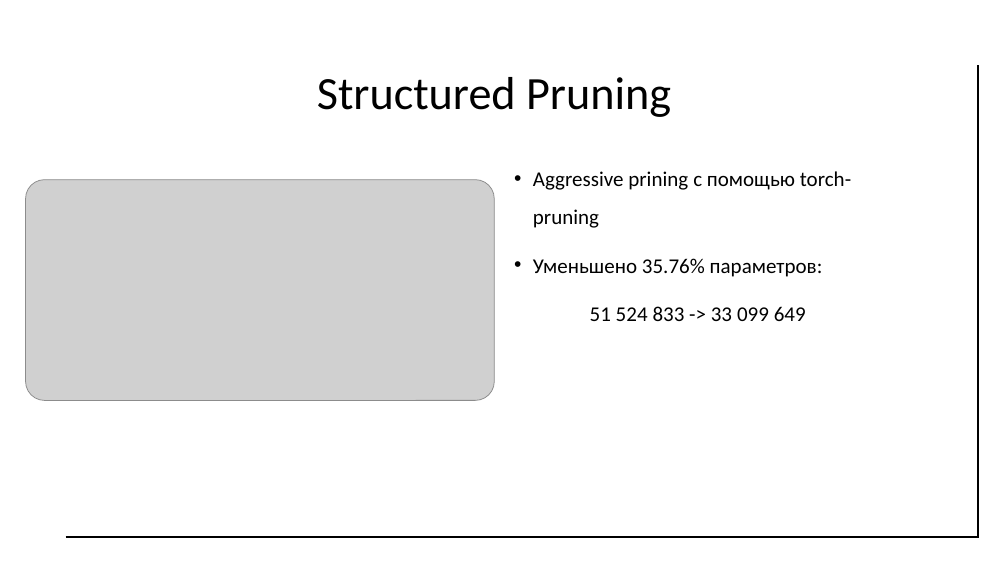
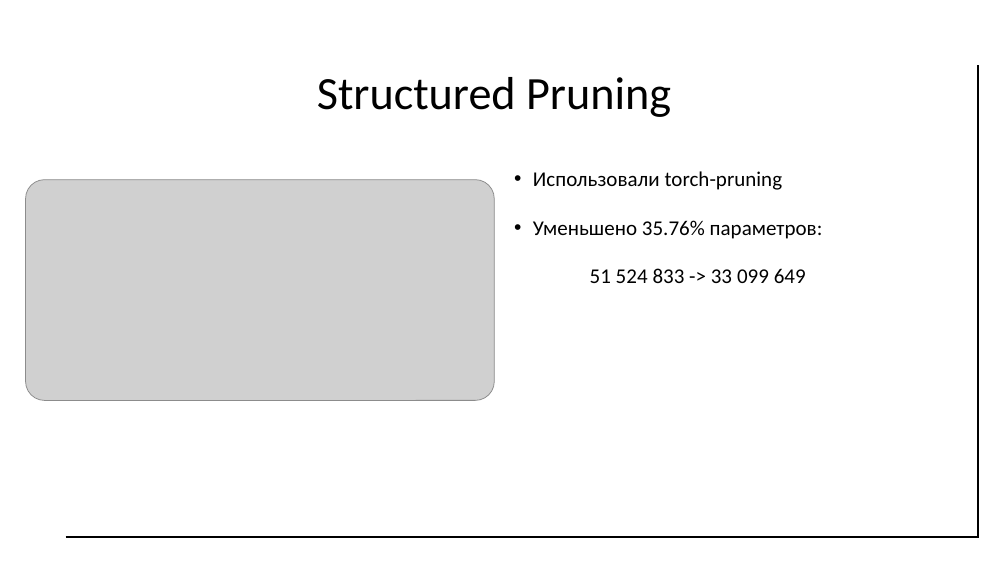
Before and after one commit to Tyumentseva/Unet-Inference-Acceleration-Project, a slide deck: slide 22 of unet_inference_240426.pptx. Drawn at 1008x567 pixels with LibreOffice and Linux fonts; fonts in the diff are those of the drawing; grey boxes stand for pictures; background and template pictures are left out. Boxes give left, top, right and bottom in pixels: in the first picture for what was removed or moved away, otherwise in the second. Text is boxed around its words. In the diff, an @@ line names an element or a change of style, - is before the commit and + after.

```diff
--- a/unet_inference_240426.pptx
+++ b/unet_inference_240426.pptx
@@ text at bbox=[533, 171, 783, 190]: text changed @@
-• Aggressive prining с помощью torch-pruning
+• Использовали torch-pruning
```
Also in this commit, not shown: 11 other slides changed, 6 other files.
